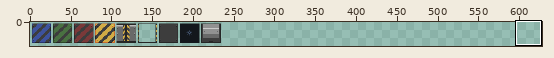
Two versions of one sprite sheet, core/assets/game.png. The picture above shows the old version from afar; the outline marks the close-up.
Close-up. The starting point:
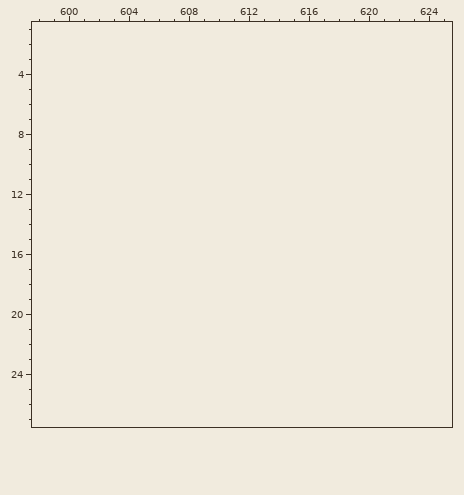
The file is 256x32 pixels. Colours within 5 levels of each other are drawn and written as one. Shown: x 598..625, y 1..27. The old version is drawn lined up with the new one, on the new canvas. The wide view leaves out empty margins. The commit also changed other parts of the picture, which this record leaves out.
Once edited:
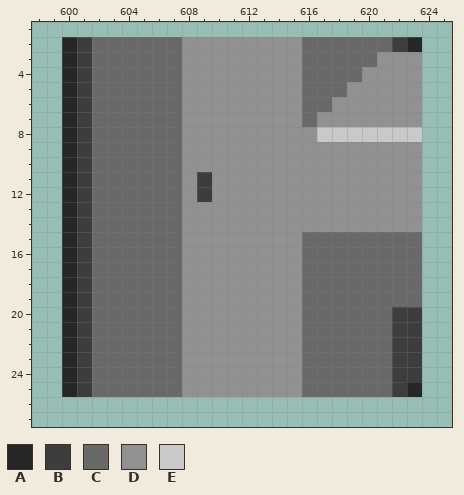
Palette (. is transparent): A #262626  B #3d3d3d  C #696969  D #919191  E #c9c9c9
What changed:
canvas 256x32 -> 1024x32
y 2: x 600..623 ........................ -> ABCCCCCCDDDDDDDDCCCCCCBA
y 3: x 600..623 ........................ -> ABCCCCCCDDDDDDDDCCCCCDDD
y 4: x 600..623 ........................ -> ABCCCCCCDDDDDDDDCCCCDDDD
y 5: x 600..623 ........................ -> ABCCCCCCDDDDDDDDCCCDDDDD
y 6: x 600..623 ........................ -> ABCCCCCCDDDDDDDDCCDDDDDD
y 7: x 600..623 ........................ -> ABCCCCCCDDDDDDDDCDDDDDDD
y 8: x 600..623 ........................ -> ABCCCCCCDDDDDDDDDEEEEEEE
y 9..10: x 600..623 ........................ -> ABCCCCCCDDDDDDDDDDDDDDDD
y 11..12: x 600..623 ........................ -> ABCCCCCCDBDDDDDDDDDDDDDD
y 13..14: x 600..623 ........................ -> ABCCCCCCDDDDDDDDDDDDDDDD
y 15..19: x 600..623 ........................ -> ABCCCCCCDDDDDDDDCCCCCCCC
y 20..24: x 600..623 ........................ -> ABCCCCCCDDDDDDDDCCCCCCBB
y 25: x 600..623 ........................ -> ABCCCCCCDDDDDDDDCCCCCCBA
